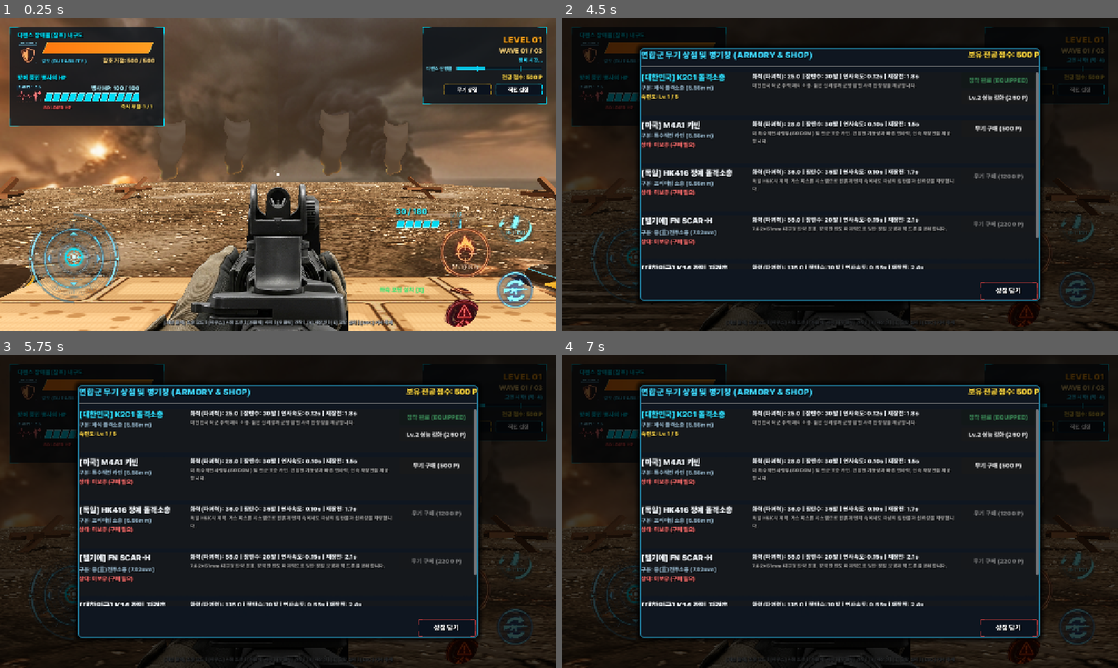
Above: before the commit, frames 1-4 (two rows, left to right).
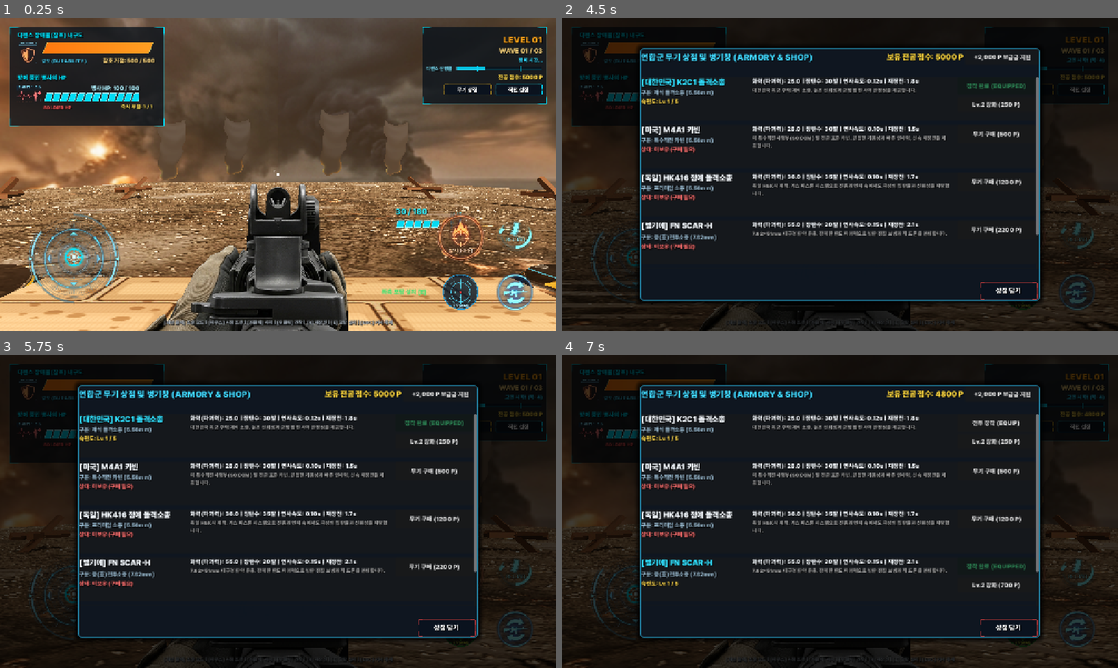
Above: after the commit, the same moments.

Repository: honglabai/last-trench
Game: Godot game, scene res://scenes/app/game_root.tscn
Two runs of this game, one before a commit and one after it. Both use one fixed random seed, a clock stepped at 60 frames per second and the inputs below. This scene is started directly instead of the project's main scene.
Inputs (mouse positions are in pixels of both pictures, inside the frame that each line leads up to; where the layout moved, square brackets give the same spot in the first picture):
- Up to frame 1 (0.25 s): no input
- Up to frame 2 (4.5 s): click (1079, 240) [1079, 233] at 0.5 s; click "좌측 포탑 설치 [E]" at 1.25 s; click "우측 포탑 설치 [E]" at 2 s; click "포탑 설치" at 2.75 s; click (1023, 293) [1017, 305] at 3.5 s; click (1029, 89) at 4.25 s
- Up to frame 3 (5.75 s): click (517, 426) at 5 s
- Up to frame 4 (7 s): click (1001, 392) at 5.75 s, where only the run after the commit has a clickable "+2,000 P 보급금 지원"; click (1023, 574) [1029, 589] at 6.5 s

The runs differ from the first frame. In frame 1, 2.7% of the frame differs, in the area x 68-98%, y 18-99%; in frame 2, 12%; in frame 3, 12%; in frame 4, 13%, in the area x 14-96%, y 10-99%.
Error before the commit: Invalid access to property or key 'defense_slot_left' on a base object of type 'Node3D (TrenchMap)'. (res://scripts/app/game_root.gd:268)
Error after the commit: Invalid access to property or key 'defense_slot_left' on a base object of type 'Node3D (TrenchMap)'. (res://scripts/app/game_root.gd:287)

Commit message:
feat: apply modern warfare title screen, fix armory weapon purchasing & seamless in-game cycling, and align bottom-right scope HUD button

Diff:
--- a/project.godot
+++ b/project.godot
@@ -74,4 +74,4 @@
 
 [input_devices]
 
-pointing/emulate_mouse_from_touch=false
+pointing/emulate_mouse_from_touch=true
--- a/scenes/ui/armory_shop.tscn
+++ b/scenes/ui/armory_shop.tscn
@@ -64,7 +64,12 @@
 layout_mode = 2
 theme_override_colors/font_color = Color(1, 0.85, 0.25, 1)
 theme_override_font_sizes/font_size = 18
-text = "보유 전공 점수: 500 P"
+text = "보유 전공 점수: 5,000 P"
+
+[node name="GrantBtn" type="Button" parent="Panel/VBox/Header"]
+custom_minimum_size = Vector2(170, 36)
+layout_mode = 2
+text = "+2,000 P 보급금 지원"
 
 [node name="HSeparator" type="HSeparator" parent="Panel/VBox"]
 layout_mode = 2
--- a/scenes/ui/touch_controls.tscn
+++ b/scenes/ui/touch_controls.tscn
@@ -81,10 +81,10 @@
 anchor_top = 1.0
 anchor_right = 1.0
 anchor_bottom = 1.0
-offset_left = -280.0
-offset_top = -250.0
-offset_right = -140.0
-offset_bottom = -110.0
+offset_left = -285.0
+offset_top = -280.0
+offset_right = -155.0
+offset_bottom = -150.0
 grow_horizontal = 0
 grow_vertical = 0
 flat = true
@@ -99,9 +99,9 @@
 anchor_right = 1.0
 anchor_bottom = 1.0
 offset_left = -145.0
-offset_top = -275.0
+offset_top = -260.0
 offset_right = -45.0
-offset_bottom = -175.0
+offset_bottom = -160.0
 grow_horizontal = 0
 grow_vertical = 0
 flat = true
@@ -115,10 +115,10 @@
 anchor_top = 1.0
 anchor_right = 1.0
 anchor_bottom = 1.0
-offset_left = -400.0
-offset_top = -145.0
-offset_right = -300.0
-offset_bottom = -45.0
+offset_left = -395.0
+offset_top = -140.0
+offset_right = -295.0
+offset_bottom = -40.0
 grow_horizontal = 0
 grow_vertical = 0
 flat = true
@@ -132,10 +132,10 @@
 anchor_top = 1.0
 anchor_right = 1.0
 anchor_bottom = 1.0
-offset_left = -275.0
-offset_top = -105.0
-offset_right = -175.0
-offset_bottom = -5.0
+offset_left = -270.0
+offset_top = -140.0
+offset_right = -170.0
+offset_bottom = -40.0
 grow_horizontal = 0
 grow_vertical = 0
 flat = true
@@ -150,9 +150,9 @@
 anchor_right = 1.0
 anchor_bottom = 1.0
 offset_left = -145.0
-offset_top = -145.0
+offset_top = -140.0
 offset_right = -45.0
-offset_bottom = -45.0
+offset_bottom = -40.0
 grow_horizontal = 0
 grow_vertical = 0
 flat = true
--- a/scripts/app/game_root.gd
+++ b/scripts/app/game_root.gd
@@ -112,8 +112,7 @@
 		)
 		touch_controls.interact_requested.connect(_on_interact_requested)
 		touch_controls.weapon_switch_requested.connect(func():
-			if battle_hud:
-				battle_hud.open_armory_shop()
+			switch_to_next_weapon()
 		)
 
 	# 5. Wire DefenseSlots proximity
@@ -234,6 +233,8 @@
 	# Keyboard shortcut for DefenseSlot interaction
 	if event.is_action_pressed("interact"):
 		_on_interact_requested()
+	elif event is InputEventKey and event.pressed and event.keycode == KEY_Q:
+		switch_to_next_weapon()
 	# Web/Desktop Mouse capture: click to lock, ESC to unlock
 	elif event is InputEventMouseButton:
 		if event.button_index == MOUSE_BUTTON_LEFT and event.pressed:
@@ -242,6 +243,24 @@
 	elif event is InputEventKey:
 		if event.pressed and event.keycode == KEY_ESCAPE:
 			Input.mouse_mode = Input.MOUSE_MODE_VISIBLE
+
+func switch_to_next_weapon() -> void:
+	var next_id := GameSession.get_next_owned_weapon()
+	if next_id == GameSession.equipped_weapon_id and GameSession.owned_weapons.size() <= 1:
+		if battle_hud:
+			battle_hud.open_armory_shop()
+		return
+
+	GameSession.equip_weapon(next_id)
+	var lvl := GameSession.get_weapon_level(next_id)
+	if player and player.weapon:
+		player.weapon.load_weapon_data(next_id, lvl)
+	if battle_hud:
+		battle_hud._update_viewmodel_texture(next_id)
+		if player and player.weapon:
+			battle_hud.update_ammo(player.weapon.current_ammo, player.weapon.reserve_ammo)
+		battle_hud.show_weapon_toast(next_id)
+	AudioManager.play_sound("reload")
 
 func _on_wave_state_changed(state: int) -> void:
 	if not battle_hud or not wave_director:
--- a/scripts/autoload/game_session.gd
+++ b/scripts/autoload/game_session.gd
@@ -13,10 +13,11 @@
 const SAVE_FILE := "user://player_profile.cfg"
 
 # Persistent across runs
-static var credits: int = 500
+static var credits: int = 5000
 static var owned_weapons: Dictionary = { "k2c1_rifle": 1 }
 static var equipped_weapon_id: String = "k2c1_rifle"
 static var is_profile_loaded: bool = false
+static var current_instance: GameSession = null
 
 @export var max_revives_per_run: int = 1
 @export var revive_hp_ratio: float = 0.8
@@ -38,15 +39,20 @@
 	is_profile_loaded = true
 	var cfg := ConfigFile.new()
 	if cfg.load(SAVE_FILE) == OK:
-		credits = cfg.get_value("armory", "credits", 500)
+		credits = cfg.get_value("armory", "credits", 5000)
+		if credits < 2000:
+			credits = 5000
 		var saved_owned = cfg.get_value("armory", "owned_weapons", { "k2c1_rifle": 1 })
-		if saved_owned is Dictionary:
+		if saved_owned is Dictionary and not saved_owned.is_empty():
 			owned_weapons = saved_owned
+		else:
+			owned_weapons = { "k2c1_rifle": 1 }
 		equipped_weapon_id = cfg.get_value("armory", "equipped_weapon_id", "k2c1_rifle")
 	else:
-		credits = 500
+		credits = 5000
 		owned_weapons = { "k2c1_rifle": 1 }
 		equipped_weapon_id = "k2c1_rifle"
+		save_profile()
 
 static func save_profile() -> void:
 	var cfg := ConfigFile.new()
@@ -59,12 +65,16 @@
 	_ensure_profile_loaded()
 	credits += amount
 	save_profile()
+	if current_instance and is_instance_valid(current_instance):
+		current_instance.credits_changed.emit(credits)
 
 static func spend_credits(amount: int) -> bool:
 	_ensure_profile_loaded()
 	if credits >= amount:
 		credits -= amount
 		save_profile()
+		if current_instance and is_instance_valid(current_instance):
+			current_instance.credits_changed.emit(credits)
 		return true
 	return false
 
@@ -99,7 +109,28 @@
 		equipped_weapon_id = w_id
 		save_profile()
 
+static func get_next_owned_weapon(current_id: String = "") -> String:
+	_ensure_profile_loaded()
+	var cur := current_id if current_id != "" else equipped_weapon_id
+	var weapon_order := ["k2c1_rifle", "m4a1_carbine", "hk416_elite", "scar_h_battle", "k14_sniper"]
+	var owned: Array[String] = []
+	for w in weapon_order:
+		if owned_weapons.has(w):
+			owned.append(w)
+	for w in owned_weapons.keys():
+		var sw := str(w)
+		if not owned.has(sw):
+			owned.append(sw)
+	if owned.is_empty():
+		return cur
+	var idx := owned.find(cur)
+	if idx == -1:
+		return owned[0]
+	var next_idx := (idx + 1) % owned.size()
+	return owned[next_idx]
+
 func _ready() -> void:
+	current_instance = self
 	GameSession._ensure_profile_loaded()
 
 func _process(delta: float) -> void:
@@ -111,6 +142,7 @@
 				current_player.is_invulnerable = false
 
 func start_session(player: PlayerController, base: BaseObjective, director: WaveDirector = null) -> void:
+	current_instance = self
 	current_player = player
 	current_base = base
 	current_wave_director = director
--- a/scripts/ui/armory_shop.gd
+++ b/scripts/ui/armory_shop.gd
@@ -9,6 +9,12 @@
 	get:
 		if not _credits_label: _credits_label = get_node_or_null("Panel/VBox/Header/CreditsLabel")
 		return _credits_label
+
+var _grant_btn: Button
+var grant_btn: Button:
+	get:
+		if not _grant_btn: _grant_btn = get_node_or_null("Panel/VBox/Header/GrantBtn")
+		return _grant_btn
 
 var _close_btn: BaseButton
 var close_btn: BaseButton:
@@ -29,6 +35,16 @@
 	_load_weapons_data()
 	if close_btn:
 		close_btn.pressed.connect(_on_close_pressed)
+	if grant_btn:
+		var do_grant = func():
+			AudioManager.play_sound("click")
+			GameSession.add_credits(2000)
+			refresh_shop_ui()
+		grant_btn.pressed.connect(do_grant)
+		grant_btn.gui_input.connect(func(ev: InputEvent):
+			if ev is InputEventScreenTouch and ev.pressed:
+				do_grant.call()
+		)
 	refresh_shop_ui()
 
 func open_shop() -> void:
@@ -136,7 +152,7 @@
 
 	# 3. Action Buttons (Buy, Upgrade, Equip)
 	var action_box := VBoxContainer.new()
-	action_box.custom_minimum_size = Vector2(170, 0)
+	action_box.custom_minimum_size = Vector2(180, 0)
 	action_box.add_theme_constant_override("separation", 6)
 	hbox.add_child(action_box)
 
@@ -144,31 +160,39 @@
 		var buy_btn := Button.new()
 		var price: int = int(info.get("price", 500))
 		buy_btn.text = "무기 구매 (%d P)" % price
-		buy_btn.custom_minimum_size = Vector2(0, 38)
+		buy_btn.custom_minimum_size = Vector2(0, 42)
 		buy_btn.disabled = (GameSession.credits < price)
-		buy_btn.pressed.connect(func():
-			if GameSession.buy_weapon(w_id, price):
+		var do_buy = func():
+			if not buy_btn.disabled and GameSession.buy_weapon(w_id, price):
 				AudioManager.play_sound("reload")
 				GameSession.equip_weapon(w_id)
 				weapon_equipped.emit(w_id)
 				refresh_shop_ui()
+		buy_btn.pressed.connect(do_buy)
+		buy_btn.gui_input.connect(func(ev: InputEvent):
+			if ev is InputEventScreenTouch and ev.pressed:
+				do_buy.call()
 		)
 		action_box.add_child(buy_btn)
 	else:
 		# Equip / Status button
 		var equip_btn := Button.new()
-		equip_btn.custom_minimum_size = Vector2(0, 36)
+		equip_btn.custom_minimum_size = Vector2(0, 40)
 		if is_equipped:
 			equip_btn.text = "장착 완료 (EQUIPPED)"
 			equip_btn.disabled = true
-			equip_btn.modulate = Color(0.4, 1.0, 0.6)
+			equip_btn.modulate = Color(0.3, 1.0, 0.6)
 		else:
 			equip_btn.text = "전투 장착 (EQUIP)"
-			equip_btn.pressed.connect(func():
+			var do_equip = func():
 				AudioManager.play_sound("click")
 				GameSession.equip_weapon(w_id)
 				weapon_equipped.emit(w_id)
 				refresh_shop_ui()
+			equip_btn.pressed.connect(do_equip)
+			equip_btn.gui_input.connect(func(ev: InputEvent):
+				if ev is InputEventScreenTouch and ev.pressed:
+					do_equip.call()
 			)
 		action_box.add_child(equip_btn)
 
@@ -176,14 +200,18 @@
 		if cur_lvl < 5:
 			var up_cost: int = int(up_dict.get("cost_multiplier", 300)) * cur_lvl
 			var up_btn := Button.new()
-			up_btn.custom_minimum_size = Vector2(0, 32)
-			up_btn.text = "Lv.%d 성능 강화 (%d P)" % [cur_lvl + 1, up_cost]
+			up_btn.custom_minimum_size = Vector2(0, 34)
+			up_btn.text = "Lv.%d 강화 (%d P)" % [cur_lvl + 1, up_cost]
 			up_btn.disabled = (GameSession.credits < up_cost)
-			up_btn.pressed.connect(func():
-				if GameSession.upgrade_weapon(w_id, up_cost):
+			var do_up = func():
+				if not up_btn.disabled and GameSession.upgrade_weapon(w_id, up_cost):
 					AudioManager.play_sound("reload")
 					weapon_equipped.emit(w_id)
 					refresh_shop_ui()
+			up_btn.pressed.connect(do_up)
+			up_btn.gui_input.connect(func(ev: InputEvent):
+				if ev is InputEventScreenTouch and ev.pressed:
+					do_up.call()
 			)
 			action_box.add_child(up_btn)
 		else:
--- a/scripts/ui/battle_hud.gd
+++ b/scripts/ui/battle_hud.gd
@@ -599,6 +599,27 @@
 	if viewmodel:
 		viewmodel.set_aiming(is_aiming)
 
+func open_armory_shop() -> void:
+	_on_shop_pressed()
+
+func show_weapon_toast(w_id: String) -> void:
+	var w_name := w_id
+	var path := "res://data/weapons.json"
+	if FileAccess.file_exists(path):
+		var file := FileAccess.open(path, FileAccess.READ)
+		if file:
+			var test_json := JSON.new()
+			if test_json.parse(file.get_as_text()) == OK and test_json.data.has(w_id):
+				var d: Dictionary = test_json.data[w_id]
+				w_name = "[%s] %s" % [d.get("country", ""), d.get("name", w_id)]
+	if help_label:
+		help_label.visible = true
+		help_label.text = "무기 전환 완료: %s" % w_name
+		help_label.modulate = Color(0.2, 0.95, 1.0, 1.0)
+		var t := create_tween()
+		t.tween_interval(2.0)
+		t.tween_property(help_label, "modulate:a", 0.0, 0.6)
+
 func show_victory() -> void:
 	if victory_panel:
 		victory_panel.visible = true
--- a/scripts/ui/main_menu.gd
+++ b/scripts/ui/main_menu.gd
@@ -197,6 +197,10 @@
 
 func _on_shop_pressed() -> void:
 	AudioManager.play_sound("click")
+	if guide_dialog:
+		guide_dialog.visible = false
+	if settings_dialog:
+		settings_dialog.visible = false
 	if armory_shop:
 		armory_shop.open_shop()
 
@@ -206,6 +210,8 @@
 		guide_dialog.visible = true
 	if settings_dialog:
 		settings_dialog.visible = false
+	if armory_shop:
+		armory_shop.close_shop()
 
 func _on_guide_close_pressed() -> void:
 	AudioManager.play_sound("click")
@@ -219,6 +225,8 @@
 		settings_dialog.visible = true
 	if guide_dialog:
 		guide_dialog.visible = false
+	if armory_shop:
+		armory_shop.close_shop()
 
 func _on_settings_close_pressed() -> void:
 	AudioManager.play_sound("click")
--- a/scripts/ui/touch_controls.gd
+++ b/scripts/ui/touch_controls.gd
@@ -130,15 +130,28 @@
 		_is_firing = false
 		fire_pressed.emit(false)
 
+var _last_action_times: Dictionary = {}
+
+func _debounce(action_name: String, window_sec: float = 0.18) -> bool:
+	var now := Time.get_ticks_msec() / 1000.0
+	var last: float = float(_last_action_times.get(action_name, -999.0))
+	if now - last < window_sec:
+		return false
+	_last_action_times[action_name] = now
+	return true
+
 func _on_reload_pressed() -> void:
+	if not _debounce("reload"): return
 	AudioManager.play_sound("click")
 	reload_requested.emit()
 
 func _on_interact_pressed() -> void:
+	if not _debounce("interact"): return
 	AudioManager.play_sound("click")
 	interact_requested.emit()
 
 func _on_switch_pressed() -> void:
+	if not _debounce("switch"): return
 	AudioManager.play_sound("click")
 	weapon_switch_requested.emit()
 
@@ -153,6 +166,7 @@
 			interact_button.modulate = Color(1.0, 1.0, 1.0, 0.85) # High visibility tactical cyan
 
 func _on_aim_pressed() -> void:
+	if not _debounce("aim"): return
 	AudioManager.play_sound("click")
 	is_aim_active = not is_aim_active
 	aim_toggled.emit()
@@ -179,8 +193,16 @@
 			_on_fire_down()
 			return
 
-		# 2. Check other action buttons (Aim, Reload, Interact)
+		# 2. Check other action buttons (Aim, Reload, Interact, Switch)
 		if _is_touch_on_other_buttons(event.position):
+			if aim_button and aim_button.is_visible_in_tree() and aim_button.get_global_rect().has_point(event.position):
+				_on_aim_pressed()
+			elif reload_button and reload_button.is_visible_in_tree() and reload_button.get_global_rect().has_point(event.position):
+				_on_reload_pressed()
+			elif interact_button and interact_button.is_visible_in_tree() and interact_button.get_global_rect().has_point(event.position):
+				_on_interact_pressed()
+			elif switch_button and switch_button.is_visible_in_tree() and switch_button.get_global_rect().has_point(event.position):
+				_on_switch_pressed()
 			return
 
 		# 3. Left side: Joystick (STRICTLY FIXED POSITION, NEVER MOVES ITS BASE)
--- a/tests/test_weapons_and_shop.gd
+++ b/tests/test_weapons_and_shop.gd
@@ -95,7 +95,7 @@
 		return
 	print("[PASS] Weapon upgrade to Level 2 verified")
 
-	# 4. Test ArmoryShop UI instantiation
+	# 4. Test ArmoryShop UI instantiation and Grant Button
 	var shop_scene = load("res://scenes/ui/armory_shop.tscn")
 	var shop = shop_scene.instantiate() as ArmoryShop
 	root.add_child(shop)
@@ -105,7 +105,32 @@
 		quit(1)
 		return
 	print("[PASS] ArmoryShop UI populated 5 weapon cards successfully")
+
+	if not shop.grant_btn:
+		push_error("ArmoryShop missing grant_btn")
+		quit(1)
+		return
+	var pre_grant := GameSession.credits
+	shop.grant_btn.pressed.emit()
+	if GameSession.credits != pre_grant + 2000:
+		push_error("ArmoryShop grant_btn failed to add 2000 credits")
+		quit(1)
+		return
+	print("[PASS] ArmoryShop supply grant (+2,000 P) verified")
 	shop.queue_free()
+
+	# 5. Test Weapon Cycling
+	var next_w := GameSession.get_next_owned_weapon("k2c1_rifle")
+	if next_w != "m4a1_carbine":
+		push_error("get_next_owned_weapon expected m4a1_carbine but got: " + next_w)
+		quit(1)
+		return
+	var cycle_back := GameSession.get_next_owned_weapon("m4a1_carbine")
+	if cycle_back != "k2c1_rifle":
+		push_error("get_next_owned_weapon cycle expected k2c1_rifle but got: " + cycle_back)
+		quit(1)
+		return
+	print("[PASS] Weapon cycling between owned weapons verified")
 
 	print("[TEST COMPLETE] Weapons Arsenal & Armory Shop tests passed with 0 errors!")
 	quit(0)
Binary file changed: assets/ui/bg_landing_title.png
Binary file changed: assets/ui/btn_aim.png
Not shown, changed: public/index.pck
